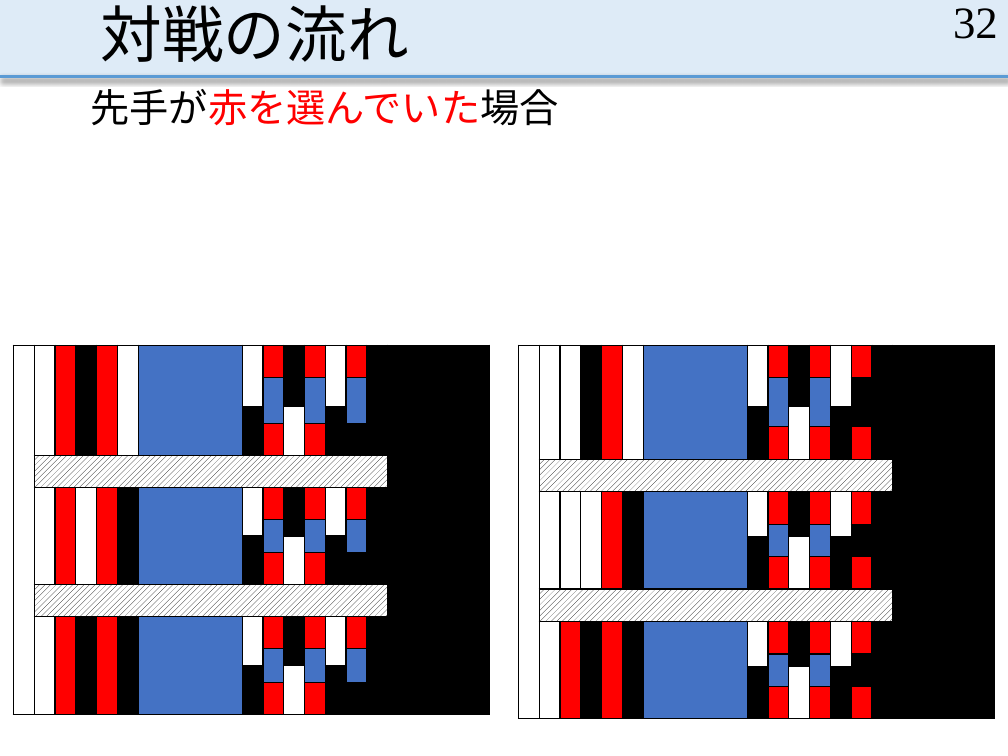
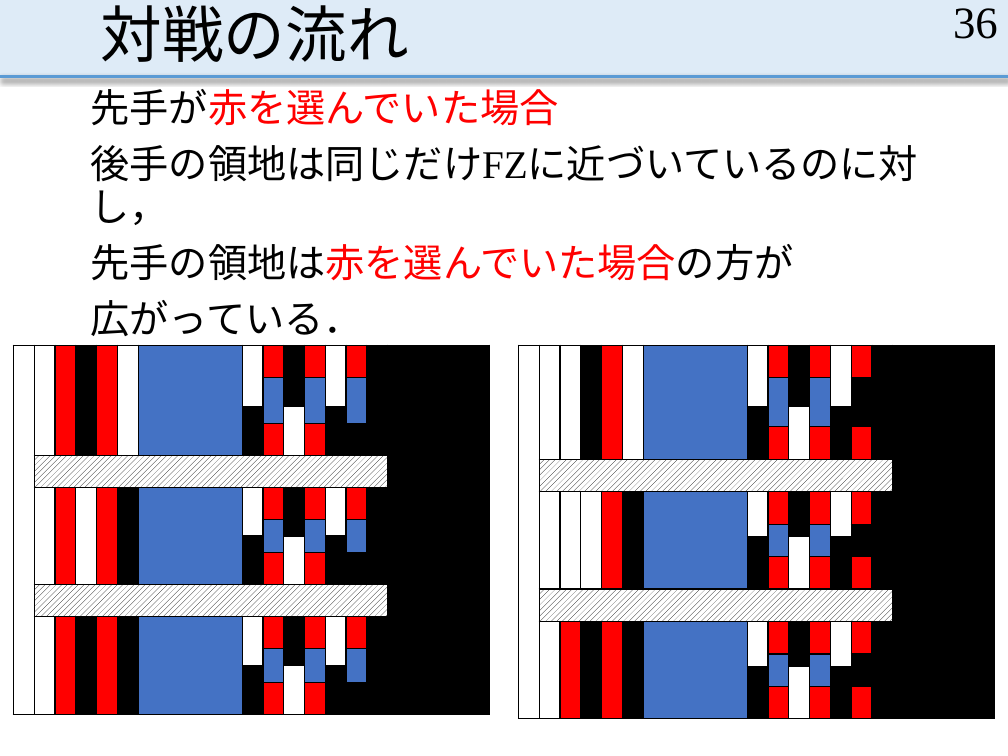
Before and after one commit to MasayaOda/SR, a slide deck: slide 36 of 190513oda.pptx (slide 32 before the commit). Drawn at 1008x756 pixels with LibreOffice and Linux fonts; fonts in the diff are those of the drawing. Boxes give left, top, right and bottom in pixels: in the first picture for what was removed or moved away, otherwise in the second. Text is boxed around its words. In the diff, an @@ line names an element or a change of style, - is before the commit and + after.

```diff
--- a/190513oda.pptx
+++ b/190513oda.pptx
@@ page number at bbox=[953, 8, 998, 39]: text changed @@
-32
+36
@@ text at bbox=[91, 82, 559, 126]: text colour #000000 to #FF0000 in "先手が赤を選んでいた場合" @@
@@ text at bbox=[91, 145, 918, 336]: paragraphs added @@
+後手の領地は同じだけFZに近づいているのに対し，
+先手の領地は赤を選んでいた場合の方が
+広がっている．
```
Also in this commit, not shown: 9 other slides changed, 4 slides added.
